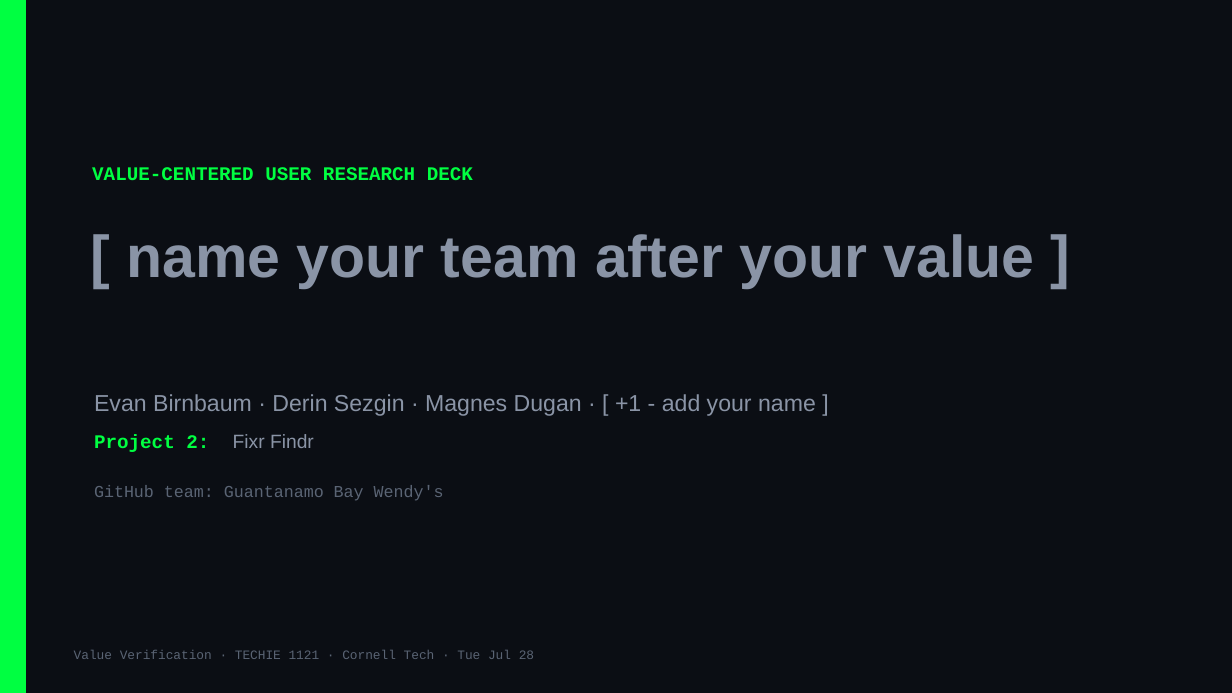
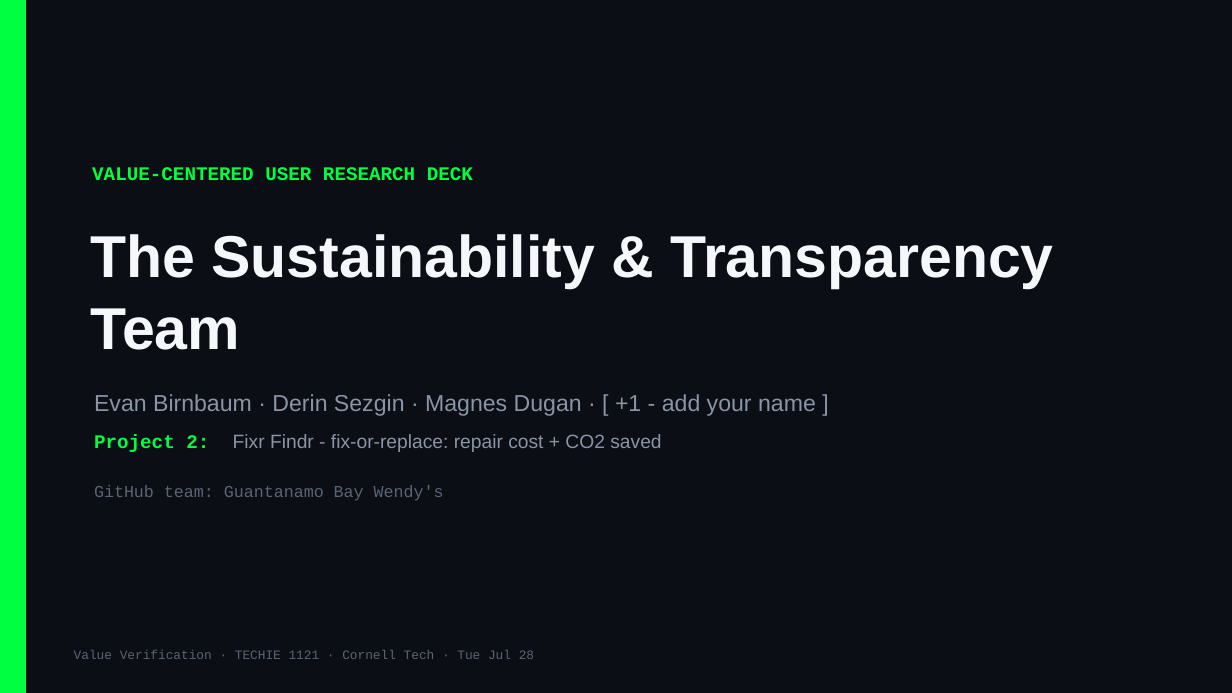
Before and after one commit to Cornell-Tech-Vibe-Coding-Summer-2026/website, a slide deck: slide 1 of slides/team-decks/Week3-Tue-guantanamo-bay-wendys.pptx. Drawn at 1232x693 pixels with LibreOffice and Linux fonts; fonts in the diff are those of the drawing. Boxes give left, top, right and bottom in pixels: in the first picture for what was removed or moved away, otherwise in the second. Text is boxed around its words. In the diff, an @@ line names an element or a change of style, - is before the commit and + after.

```diff
--- a/slides/team-decks/Week3-Tue-guantanamo-bay-wendys.pptx
+++ b/slides/team-decks/Week3-Tue-guantanamo-bay-wendys.pptx
@@ text at (x1=90, y1=234, x2=1053, y2=350): text changed; text colour #8A94A6 to #F5F7FA @@
-[ name your team after your value ]
+The Sustainability & Transparency Team
@@ text at (x1=94, y1=434, x2=661, y2=452): text changed; font Courier New to Arial; text colour #00FF41 to #8A94A6; bold off @@
-Project 2: Fixr Findr
+Project 2: Fixr Findr - fix-or-replace: repair cost + CO2 saved
```
Also in this commit, not shown: 2 other files.
